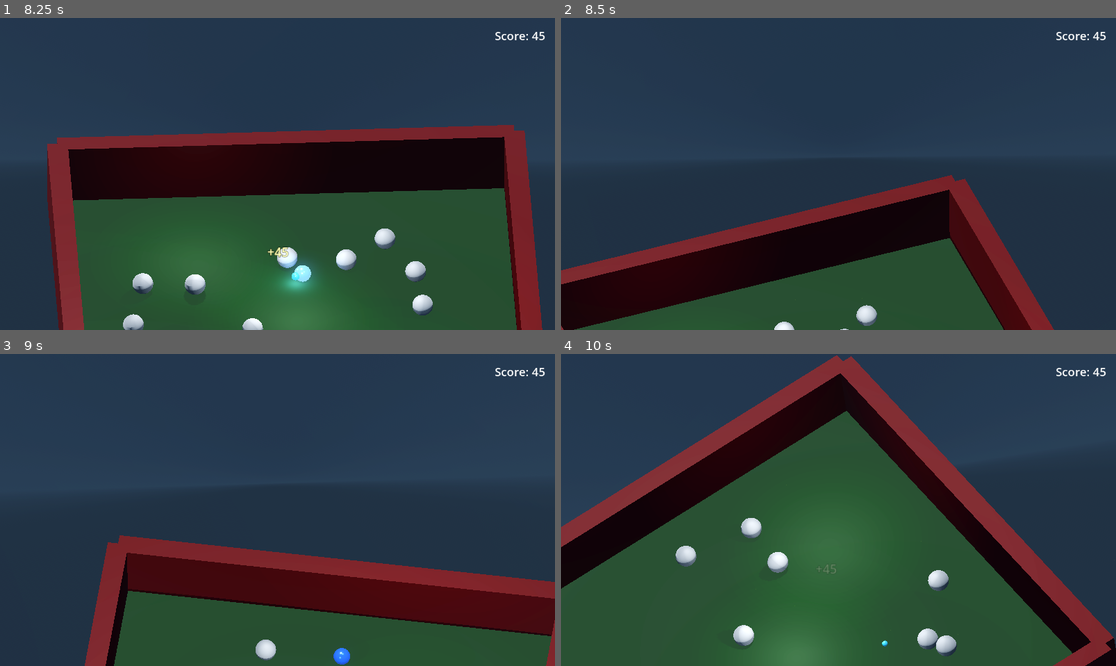
Above: before the commit, frames 1-4 (two rows, left to right).
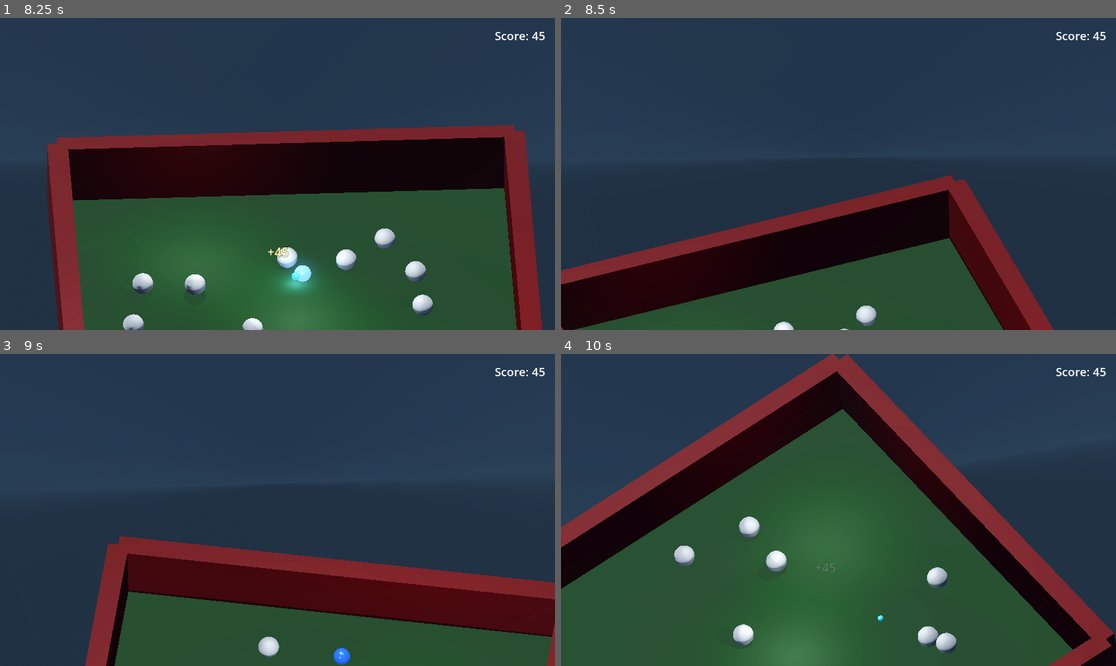
Above: after the commit, the same moments.

Repository: bluehexagons/snakeproject
Game: Godot game, scene res://scenes/main_menu.tscn
Same seed, same stepped clock (60 frames per second), same inputs: the game is played once before the commit and once after it.
Inputs:
- Up to frame 1 (8.25 s): click "New Game" at 0.5 s; hold D (move_right) 1.28-2.03 s; hold F (toggle_camera_angle) 1.28-2.03 s; hold S (move_down) 2.03-2.78 s; tap F (toggle_camera_angle) every 1.5 s from 2.1 to 8.1 s; hold D (move_right) 2.78-3.53 s; hold F (toggle_camera_angle) 2.78-3.53 s; hold W (move_up) 3.53-4.28 s; hold F (toggle_camera_angle) 4.28-5.03 s; hold A (move_left) 4.28-5.78 s; hold S (move_down) 5.78-6.53 s; hold F (toggle_camera_angle) 5.78-6.53 s; hold D (move_right) 6.53-7.28 s; hold W (move_up) 7.28-8.03 s; hold F (toggle_camera_angle) 7.28-8.03 s; hold D (move_right) from 8.03 s (still down)
- Up to frame 2 (8.5 s): keep holding D (move_right)
- Up to frame 3 (9 s): release D (move_right) at 8.78 s; hold S (move_down) from 8.78 s (still down); hold F (toggle_camera_angle) from 8.78 s (still down)
- Up to frame 4 (10 s): release S (move_down) at 9.53 s; release F (toggle_camera_angle) at 9.53 s; hold A (move_left) from 9.53 s (still down); tap F (toggle_camera_angle) at 9.6 s

Frame 1 is identical in both runs. In frame 2, 0.2% of the frame differs, in the area x 0-89%, y 50-100%; in frame 3, 1.0%; in frame 4, 2.5%, in the area x 0-100%, y 0-100%.

Commit message:
Fix physics proximity and spawn safety

Diff:
--- a/scripts/chain_physics.gd
+++ b/scripts/chain_physics.gd
@@ -56,7 +56,7 @@
 	var to_target = target_pos - current_pos
 	var current_distance = to_target.length()
 
-	if current_distance <= 0:
+	if current_distance <= 0 or target_distance <= 0:
 		return {
 			"spring_force": Vector3.ZERO,
 			"chain_factor": chain_factor,
--- a/scripts/collision_handler.gd
+++ b/scripts/collision_handler.gd
@@ -16,7 +16,7 @@
 			spatial_grid.insert(obj, get_object_layer(obj))
 
 func get_nearby_bodies(pos: Vector3, radius: float = PROXIMITY_RADIUS) -> Array:
-	var nearby = spatial_grid.get_nearby(pos, radius)
+	var nearby = spatial_grid.get_nearby(pos, radius, -1)
 	return nearby.filter(func(obj): return is_instance_valid(obj) and obj.is_inside_tree())
 
 func get_object_layer(obj: Node) -> int:
--- a/scripts/game_manager.gd
+++ b/scripts/game_manager.gd
@@ -21,6 +21,7 @@
 const MIN_PLAYER_DISTANCE = 2.0
 const MIN_FOOD_DANGER_DISTANCE = 1.5
 const MIN_FOOD_ROCK_DISTANCE = 0.25
+const MAX_ROCK_SPAWN_ATTEMPTS = 30
 
 var is_isometric: bool = false
 
@@ -193,45 +194,47 @@
 	for i in range(INITIAL_ROCKS):
 		spawn_rock(true)
 
-func spawn_rock(force_safe: bool = false):
-	var rock = ROCK_SCENE.instantiate()
-	gameplay_container.add_child(rock)
-
-	var random_x = randf_range(-SPAWN_AREA_SIZE.x, SPAWN_AREA_SIZE.x)
-	var random_z = randf_range(-SPAWN_AREA_SIZE.y, SPAWN_AREA_SIZE.y)
-	var spawn_pos = Vector3(random_x, 0, random_z)
-
-	rock.setup_rock(spawn_pos)
-
+func spawn_rock(force_safe: bool = false) -> bool:
 	var player = gameplay_container.get_node_or_null("Player")
-	var should_be_dangerous = false
-
-	if !force_safe && score >= DANGER_START_SCORE:
-		var score_factor = clamp(float(score - DANGER_START_SCORE) / (DANGER_MAX_SCORE - DANGER_START_SCORE), 0.0, 1.0)
-		var danger_probability = score_factor * MAX_DANGER_PROBABILITY
-
-		if randf() < danger_probability:
-			var is_safe_position = true
-			if player:
-				var dist_to_player = player.global_position.distance_to(spawn_pos)
-				if dist_to_player < SAFE_SPAWN_DISTANCE:
-					is_safe_position = false
-				else:
-					var to_rock = (spawn_pos - player.global_position).normalized()
-					var angle = rad_to_deg(acos(clampf(to_rock.dot(player.facing_direction), -1.0, 1.0)))
-					if angle < SAFE_FORWARD_ANGLE:
+	for _attempt in range(MAX_ROCK_SPAWN_ATTEMPTS):
+		var rock = ROCK_SCENE.instantiate()
+		gameplay_container.add_child(rock)
+
+		var random_x = randf_range(-SPAWN_AREA_SIZE.x, SPAWN_AREA_SIZE.x)
+		var random_z = randf_range(-SPAWN_AREA_SIZE.y, SPAWN_AREA_SIZE.y)
+		var spawn_pos = Vector3(random_x, 0, random_z)
+		rock.setup_rock(spawn_pos)
+
+		var should_be_dangerous = false
+		if !force_safe && score >= DANGER_START_SCORE:
+			var score_factor = clamp(float(score - DANGER_START_SCORE) / (DANGER_MAX_SCORE - DANGER_START_SCORE), 0.0, 1.0)
+			if randf() < score_factor * MAX_DANGER_PROBABILITY:
+				var is_safe_position = true
+				if player:
+					var dist_to_player = player.global_position.distance_to(spawn_pos)
+					if dist_to_player < SAFE_SPAWN_DISTANCE:
 						is_safe_position = false
-
-			should_be_dangerous = is_safe_position
-
-	if should_be_dangerous:
-		rock.make_dangerous()
-
-	for other_rock in get_tree().get_nodes_in_group("rock"):
-		if other_rock != rock and other_rock.position.distance_to(rock.position) < 2.0:
-			rock.queue_free()
-			spawn_rock(force_safe)  # Try again
-			return
+					else:
+						var to_rock = (spawn_pos - player.global_position).normalized()
+						var angle = rad_to_deg(acos(clampf(to_rock.dot(player.facing_direction), -1.0, 1.0)))
+						if angle < SAFE_FORWARD_ANGLE:
+							is_safe_position = false
+				should_be_dangerous = is_safe_position
+
+		if should_be_dangerous:
+			rock.make_dangerous()
+
+		var overlaps_rock = false
+		for other_rock in get_tree().get_nodes_in_group("rock"):
+			if other_rock != rock and not other_rock.is_queued_for_deletion() and other_rock.position.distance_to(rock.position) < 2.0:
+				overlaps_rock = true
+				break
+		if not overlaps_rock:
+			return true
+		rock.queue_free()
+
+	push_warning("Failed to spawn a rock after %d attempts" % MAX_ROCK_SPAWN_ATTEMPTS)
+	return false
 
 func add_score(points: int):
 	if is_game_over:
--- a/scripts/spatial_grid.gd
+++ b/scripts/spatial_grid.gd
@@ -43,7 +43,7 @@
 		remove(obj, layer)
 		insert(obj, layer)
 
-func get_nearby(pos: Vector3, radius: float = CELL_SIZE, layer: int = 0) -> Array:
+func get_nearby(pos: Vector3, radius: float = CELL_SIZE, layer: int = -1) -> Array:
 	var cells_to_check = ceili(radius / CELL_SIZE)
 	var pos_coords = get_cell_coords(pos)
 	var nearby = []
@@ -53,14 +53,16 @@
 
 	for x in range(pos_coords.x - cells_to_check, pos_coords.x + cells_to_check + 1):
 		for y in range(pos_coords.y - cells_to_check, pos_coords.y + cells_to_check + 1):
-			var key = str(x) + "," + str(y) + "," + str(layer)
-			if grid.has(key):
-				var cell = grid[key]
-				for obj in cell:
-					if nearby_count >= nearby.size():
-						nearby.resize(nearby.size() * 2)
-					nearby[nearby_count] = obj
-					nearby_count += 1
+			var layers = range(GRID_LAYERS) if layer < 0 else [layer]
+			for current_layer in layers:
+				var key = str(x) + "," + str(y) + "," + str(current_layer)
+				if grid.has(key):
+					var cell = grid[key]
+					for obj in cell:
+						if nearby_count >= nearby.size():
+							nearby.resize(nearby.size() * 2)
+						nearby[nearby_count] = obj
+						nearby_count += 1
 
 	nearby.resize(nearby_count)
 	return nearby
--- a/scripts/stuck_detector.gd
+++ b/scripts/stuck_detector.gd
@@ -26,7 +26,7 @@
 
 	var oldest_pos = position_history[0]
 	var total_movement = oldest_pos.distance_to(current_pos)
-	var time_span = position_history.size() * delta
+	var time_span = max((position_history.size() - 1) * delta, delta)
 	var current_speed = total_movement / time_span
 
 	var is_currently_stuck = current_speed < MIN_MOVEMENT_THRESHOLD
--- a/scripts/test_runner.gd
+++ b/scripts/test_runner.gd
@@ -11,6 +11,8 @@
 	"res://scenes/main.tscn",
 ]
 
+const SPATIAL_GRID = preload("res://scripts/spatial_grid.gd")
+
 func _ready() -> void:
 	call_deferred("run")
 
@@ -21,6 +23,22 @@
 		if resource == null:
 			push_error("Failed to load %s" % path)
 			failed = true
+
+	var grid = SPATIAL_GRID.new()
+	var segment = Node3D.new()
+	segment.position = Vector3.ZERO
+	var rock = Node3D.new()
+	rock.position = Vector3.ZERO
+	add_child(segment)
+	add_child(rock)
+	grid.insert(segment, 1)
+	grid.insert(rock, 2)
+	if grid.get_nearby(Vector3.ZERO, 1.0).size() != 2:
+		push_error("Spatial grid did not query all layers")
+		failed = true
+	segment.free()
+	rock.free()
+	grid.free()
 
 	var main_scene := load("res://scenes/main.tscn")
 	if main_scene and main_scene is PackedScene:
